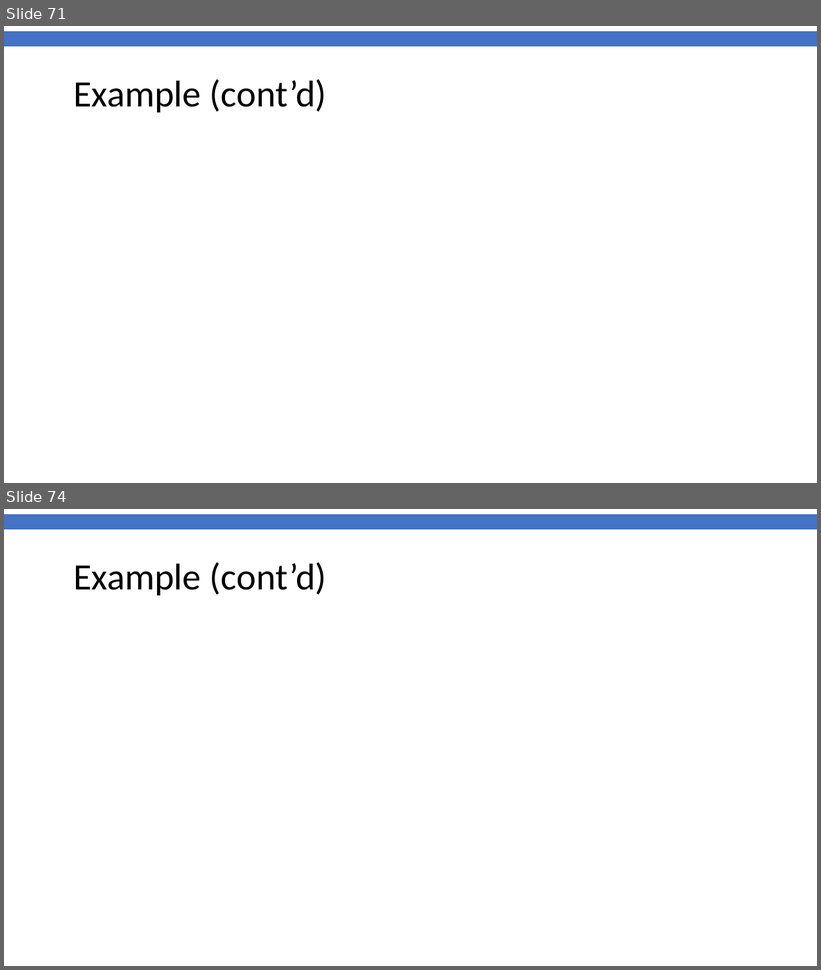
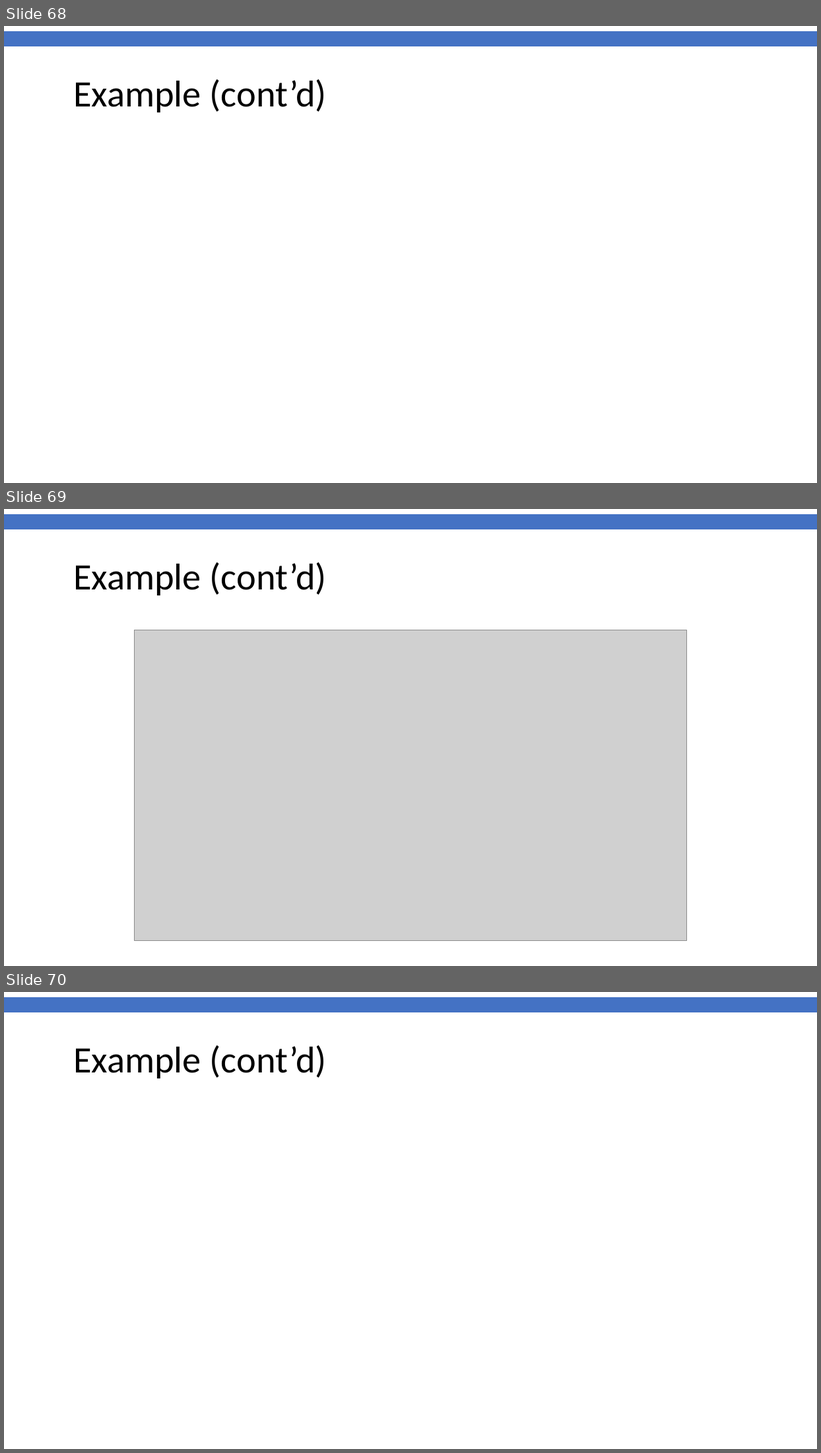
Before and after one commit to gitMarcH/UNIMA_STA623, a slide deck: Chanco_STA623_BDA_2022_Henrion_Session2.pptx. Shown one above the other, each under a label of ours: slides 71 and 74 before the commit, slides 68, 69 and 70 after it; the slides between them are not shown. The pictures are 821x970 and 821x1453 pixels, drawn with LibreOffice and Linux fonts; fonts in the diff are those of the drawing; grey boxes stand for pictures; background and template pictures are left out. Boxes give left, top, right and bottom in pixels: in the first picture for what was removed or moved away, otherwise in the second. Text is boxed around its words. In the diff, an @@ line names an element or a change of style, - is before the commit and + after.

```diff
--- a/Chanco_STA623_BDA_2022_Henrion_Session2.pptx
+++ b/Chanco_STA623_BDA_2022_Henrion_Session2.pptx
@@ slide 69 added at box(4, 509, 817, 966), background #FFFFFF; not listed: 1 template element that a slide beside it also shows @@
@@ title added at box(73, 562, 327, 595), 44 pt, text #000000 @@
+Example (cont’d)
@@ picture added at box(135, 630, 687, 941) @@
@@ what was slide 71 is now slide 68 @@
@@ what was slide 74 is now slide 70 @@
```
Also in this commit, not shown: 5 slides changed, 1 other slide added, 6 slides removed, 1 other file.
